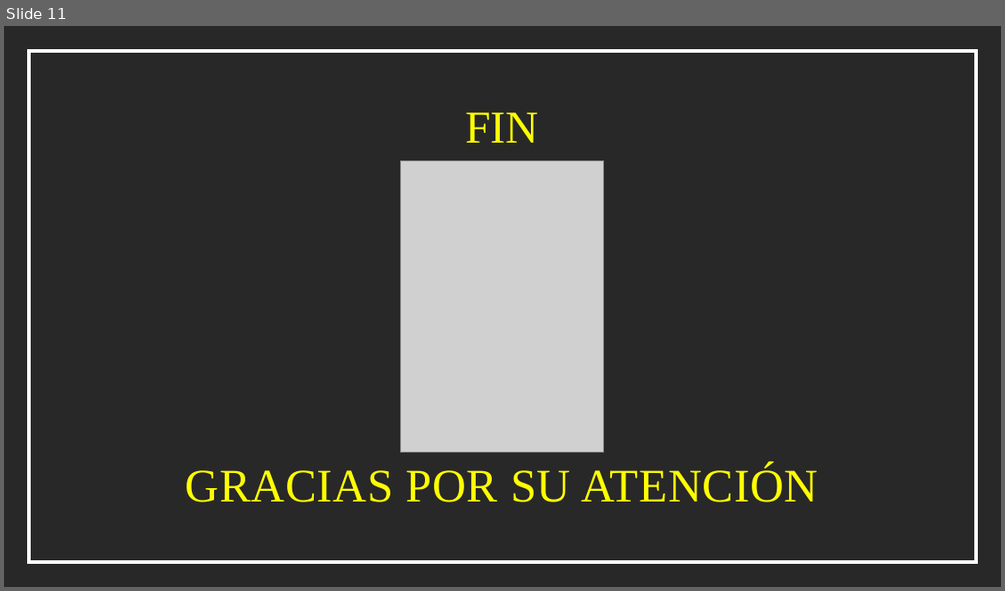
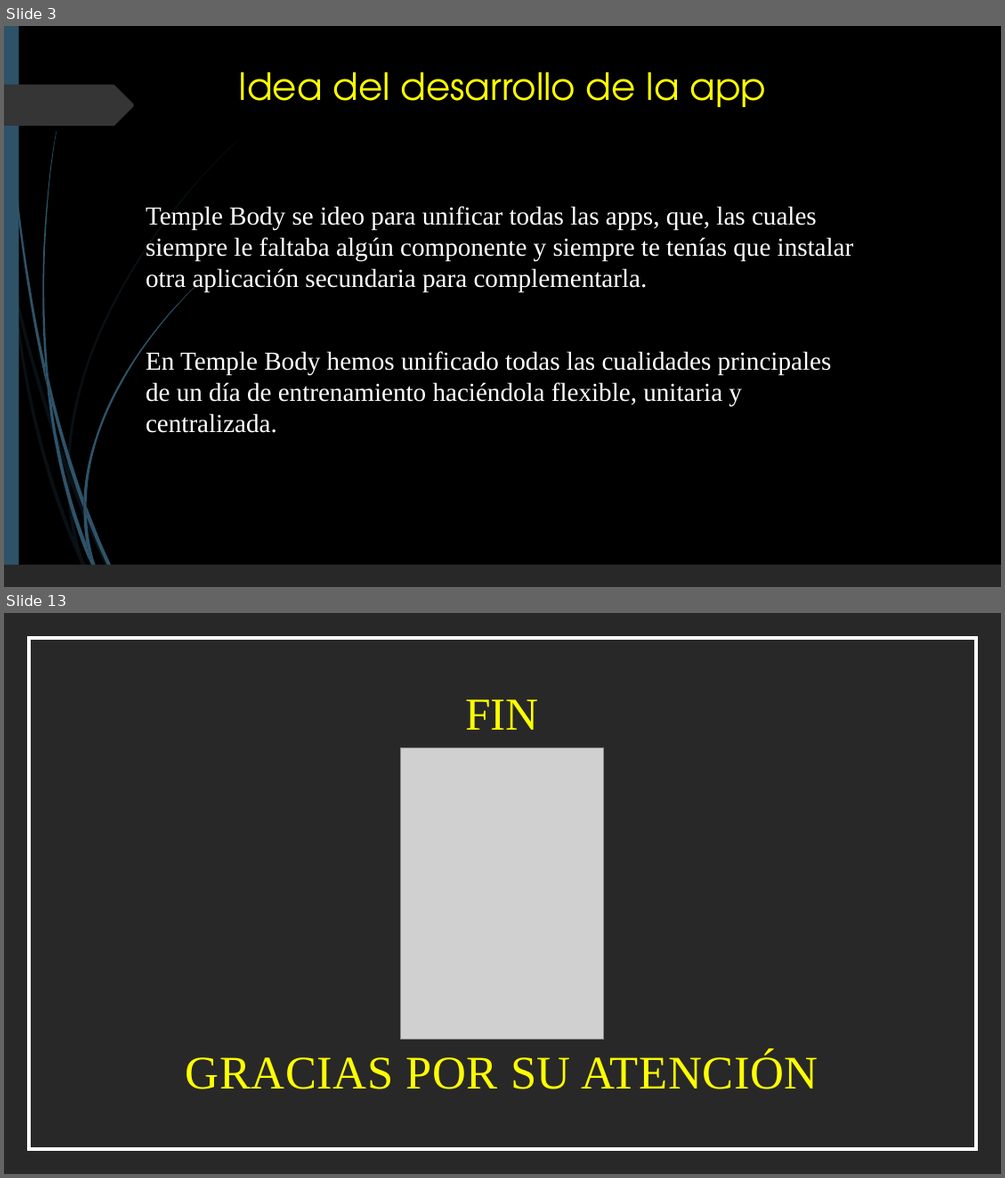
Before and after one commit to JavierRamiro8/Temple-Body, a slide deck: Documentacion/TEMPLE BODY.pptx. Shown one above the other, each under a label of ours: slide 11 before the commit, slides 3 and 13 after it; the slides between them are not shown. The pictures are 1005x591 and 1005x1178 pixels, drawn with LibreOffice and Linux fonts; fonts in the diff are those of the drawing; grey boxes stand for pictures. Boxes give left, top, right and bottom in pixels: in the first picture for what was removed or moved away, otherwise in the second. Text is boxed around its words. In the diff, an @@ line names an element or a change of style, - is before the commit and + after.

```diff
--- a/Documentacion/TEMPLE BODY.pptx
+++ b/Documentacion/TEMPLE BODY.pptx
@@ slide 3 added at (4, 26, 1001, 587), background #000000 @@
@@ rectangle added at (4, 26, 19, 587), fill #2E5369 @@
@@ title added at (239, 72, 766, 107), 36 pt, text #FFFF00 @@
+Idea del desarrollo de la app
@@ freeform shape added at (4, 85, 134, 126), fill #353535 @@
@@ text added at (146, 206, 854, 433), 25 pt, text #FFFFFF @@
+Temple Body se ideo para unificar todas las apps, que, las cuales siempre le faltaba algún componente y siempre te tenías que instalar otra aplicación secundaria para complementarla.
+En Temple Body hemos unificado todas las cualidades principales de un día de entrenamiento haciéndola flexible, unitaria y centralizada.
@@ group added at (4, 141, 237, 587): 10 freeform shapes @@
@@ group added at (7, 26, 198, 587): 12 freeform shapes @@
@@ rectangle added at (4, 564, 1001, 587), fill #282828 @@
@@ what was slide 11 is now slide 13 @@
```
Also in this commit, not shown: 9 slides changed, 1 other slide added, 1 other file.
